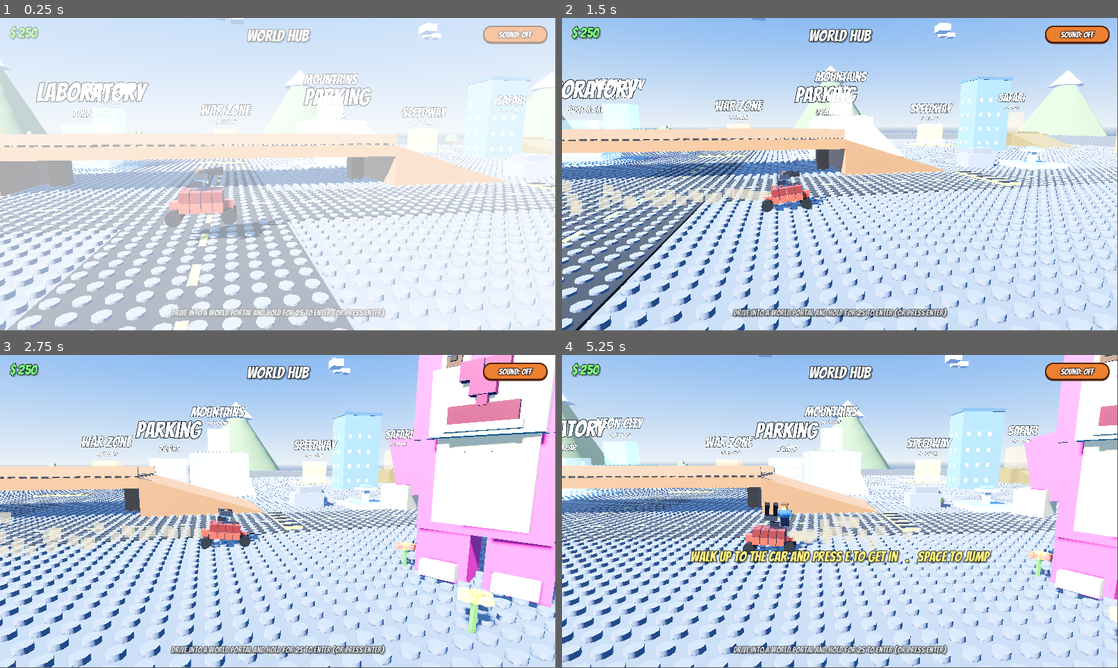
Above: before the commit, frames 1-4 (two rows, left to right).
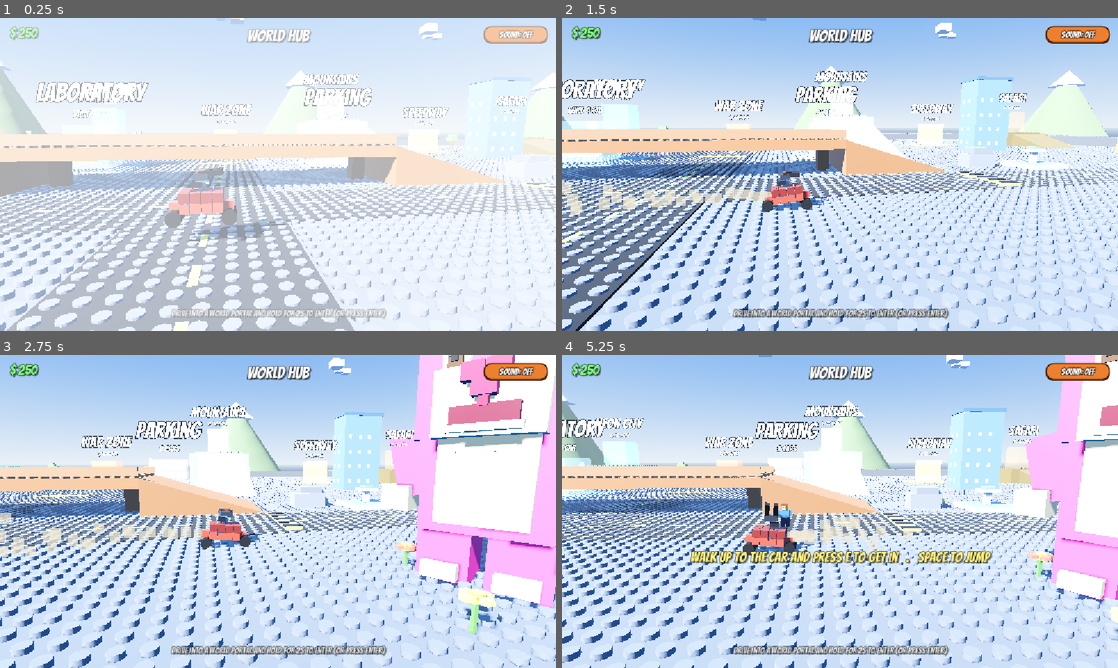
Above: after the commit, the same moments.

Repository: mrshapron/brick-stunt-rally
Game: Godot game, scene res://scenes/hub.tscn
Same seed, same stepped clock (60 frames per second), same inputs: the game is played once before the commit and once after it.
Inputs (mouse positions are in pixels of both pictures, inside the frame that each line leads up to):
- Up to frame 1 (0.25 s): no input
- Up to frame 2 (1.5 s): tap Enter at 0.5, 1.25 s; move the mouse to (962, 158) at 0.52 s; hold D (move_right) 0.53-1.25 s; hold Down (aim_down) 0.53-1.25 s; tap N (advance) at 0.6 s; click (962, 158) at 0.67 s; drag from (728, 190) to (812, 237) at 1.27 s
- Up to frame 3 (2.75 s): tap Enter at 2 s; move the mouse to (333, 442) at 2.02 s; hold D (move_right) from 2.03 s (still down); hold Left (aim_left) from 2.03 s (still down); click (333, 442) at 2.17 s; tap Right (aim_right) at 2.3 s
- Up to frame 4 (5.25 s): release D (move_right) at 2.75 s; release Left (aim_left) at 2.75 s; tap Enter at 2.75, 3.5, 4.25 s; drag from (812, 574) to (673, 464) at 2.77 s; move the mouse to (1006, 558) at 3.52 s; hold A (move_left) 3.53-4.25 s; hold Up (aim_up) 3.53-4.25 s; click (1006, 558) at 3.67 s; tap Space (fire) at 3.8 s; tap Escape (menu) at 4.15 s; drag from (673, 464) to (756, 433) at 4.27 s; move the mouse to (867, 511) at 5.02 s; hold S (move_down) from 5.03 s (still down); hold E (interact) from 5.03 s (still down); click (867, 511) at 5.17 s
In our replay, the window is 799x449 before the commit and 800x450 after it. These sizes can differ from the game's own. Grey fills any space a smaller window leaves; there, only what the larger window draws over its background counts as a difference.

The runs differ from the first frame. In frame 1, 8.3% of the frame differs, in the area x 0-100%, y 0-100%; in frame 2, 12%; in frame 3, 10%; in frame 4, 13%.

Commit message:
Add full iOS touch port (desktop play unchanged)
Touch:
- New on-screen controls (scripts/touch_controls.gd): draggable analog
  movement joystick + turret joystick and FIRE/JUMP/INTERACT/PAUSE/ENTER/BACK
  buttons, multitouch, dispatched as input actions. Shown only on a touchscreen
  so keyboard/desktop is untouched.
- Wired into gameplay (car/foot modes via enter/exit) and the hub, world map,
  parking and reward scenes (nav mode).
- Lab: tap-to-place vs drag-to-orbit, pinch zoom, and a Remove toggle; mouse
  path kept for desktop. Keyboard hint lines hidden on touch.

Mobile config + optimization (scripts/mobile.gd, all gated to mobile):
- Per-platform renderer override (Forward+ desktop, Mobile on device),
  landscape orientation, canvas_items/expand stretch.
- Lighter shadows, glow off, fewer stud segments/particles, and no dynamic
  explosion/missile lights on mobile for a steady iPhone frame rate.

Also: smoother race opponents (no pack speed-penalty accordion, stiffer lane
damping). Starter iOS export preset + docs/IOS_BUILD.md (signing/TestFlight
remain manual on your Apple account).

Diff:
--- a/project.godot
+++ b/project.godot
@@ -19,6 +19,12 @@
 
 file_logging/enable_file_logging=true
 
+[display]
+
+window/handheld/orientation="landscape"
+window/stretch/mode="canvas_items"
+window/stretch/aspect="expand"
+
 [gui]
 
 theme/custom="res://ui/game_theme.tres"
@@ -29,4 +35,6 @@
 
 [rendering]
 
+renderer/rendering_method="forward_plus"
+renderer/rendering_method.mobile="mobile"
 anti_aliasing/quality/msaa_3d=1
--- a/scripts/bot.gd
+++ b/scripts/bot.gd
@@ -5,7 +5,7 @@
 ## rockets at the player.
 
 const LANE_STIFF: float = 7.0
-const LANE_DAMP: float = 3.4
+const LANE_DAMP: float = 5.6
 
 var speed: float = 16.0
 var finished: bool = false
@@ -77,7 +77,7 @@
 		return
 	var v := 0.0 if finished else speed * _spd_mod
 	_s += v * delta
-	_spd_mod = move_toward(_spd_mod, 1.0, delta * 0.7)
+	_spd_mod = move_toward(_spd_mod, 1.0, delta * 1.5)
 
 	var dir: Vector2 = _track.sample_dir(_s)
 	var perp: Vector2 = _track.perp(dir)
@@ -94,7 +94,7 @@
 		var lat := rel.dot(perp)
 		if absf(fwd) < 3.4 and absf(lat) < 3.0:
 			acc += (-signf(lat) if absf(lat) > 0.05 else 1.0) * 26.0
-			_spd_mod = minf(_spd_mod, 0.7)
+			_spd_mod = minf(_spd_mod, 0.85)
 			if _player.has_method("apply_central_impulse"):
 				var pd := Vector3(rel.x, 0.0, rel.y)
 				if pd.length() < 0.1:
@@ -110,8 +110,9 @@
 		if absf(fwd2) > 4.2 or absf(lat2) > 4.5:
 			continue
 		if absf(lat2) < 1.9:
+			# Bump sideways only - no speed penalty, so packs don't "accordion"
+			# (bots kept slowing each other and falling back every few seconds).
 			acc += (-signf(lat2) if absf(lat2) > 0.05 else 1.0) * 30.0
-			_spd_mod = minf(_spd_mod, 0.82)
 		elif fwd2 > 0.2 and fwd2 < 3.2:
 			acc += signf(lat2) * 15.0 * _aggr
 
--- a/scripts/brick_factory.gd
+++ b/scripts/brick_factory.gd
@@ -77,7 +77,7 @@
 	cyl.top_radius = STUD_RADIUS
 	cyl.bottom_radius = STUD_RADIUS
 	cyl.height = STUD_HEIGHT
-	cyl.radial_segments = 8
+	cyl.radial_segments = Mobile.stud_segments()
 	var smat := StandardMaterial3D.new()
 	smat.albedo_color = color.lightened(0.08)
 	smat.roughness = 0.5
--- a/scripts/car_reward.gd
+++ b/scripts/car_reward.gd
@@ -55,6 +55,7 @@
 	_update_cam()
 
 	_build_ui()
+	add_touch_controls("nav")
 
 
 func _process(delta: float) -> void:
--- a/scripts/drive_scene.gd
+++ b/scripts/drive_scene.gd
@@ -10,9 +10,18 @@
 var camera: ChaseCamera
 var character: Character
 var on_foot: bool = false
+var touch: CanvasLayer
+var _touch_gameplay: bool = false
 var _prompt_label: Label
 var _fade: ColorRect
 var _transitioning: bool = false
+
+
+func add_touch_controls(mode: String, gameplay: bool = false) -> void:
+	_touch_gameplay = gameplay
+	touch = preload("res://scripts/touch_controls.gd").new()
+	touch._mode = mode
+	add_child(touch)
 
 
 func _unhandled_input(event: InputEvent) -> void:
@@ -34,6 +43,8 @@
 	character.global_position = vehicle.global_position + vehicle.global_transform.basis.z * 2.4 + Vector3(0, 0.6, 0)
 	if camera:
 		camera.target = character
+	if _touch_gameplay and is_instance_valid(touch):
+		touch.set_mode("foot")
 	set_prompt("Walk up to the car and press E to get in   .   Space to jump")
 	Sfx.play_checkpoint()
 
@@ -51,6 +62,8 @@
 		camera.target = vehicle
 	character.queue_free()
 	character = null
+	if _touch_gameplay and is_instance_valid(touch):
+		touch.set_mode("car")
 	set_prompt("")
 	Sfx.play_checkpoint()
 
@@ -65,7 +78,7 @@
 	# Single-split orthogonal shadows over a limited distance: much cheaper than
 	# the default 4-split cascade across the whole huge studded baseplate.
 	light.directional_shadow_mode = DirectionalLight3D.SHADOW_ORTHOGONAL
-	light.directional_shadow_max_distance = 70.0
+	light.directional_shadow_max_distance = Mobile.shadow_distance()
 	add_child(light)
 
 	var sky_mat := ProceduralSkyMaterial.new()
@@ -84,7 +97,7 @@
 	env.ambient_light_source = Environment.AMBIENT_SOURCE_SKY
 	env.ambient_light_energy = 1.05
 	env.tonemap_mode = Environment.TONE_MAPPER_ACES
-	env.glow_enabled = true
+	env.glow_enabled = Mobile.glow_enabled()
 	env.glow_intensity = 0.35
 	# SSAO is GPU-expensive for a subtle effect; off keeps the Mac cooler.
 	env.ssao_enabled = false
@@ -348,6 +361,7 @@
 	hint_label.offset_bottom = -16.0
 	hint_label.horizontal_alignment = HORIZONTAL_ALIGNMENT_CENTER
 	hint_label.modulate = Color(1, 1, 1, 0.8)
+	hint_label.visible = not DisplayServer.is_touchscreen_available()
 	root.add_child(hint_label)
 
 	_prompt_label = _overlay_label("", 30)
--- a/scripts/effects.gd
+++ b/scripts/effects.gd
@@ -8,14 +8,15 @@
 	if host == null or not host.is_inside_tree():
 		return
 
-	# Fireball: bright fast chunks.
-	var fire := _burst(host, pos, int(34 * scale), 0.55, color, 6.0 * scale, 16.0 * scale, Vector3(0, -10, 0), 0.5 * scale, 1.6 * scale, 3.0)
+	# Fireball: bright fast chunks (fewer particles on mobile).
+	var ps := Mobile.particle_scale()
+	var fire := _burst(host, pos, int(34 * scale * ps), 0.55, color, 6.0 * scale, 16.0 * scale, Vector3(0, -10, 0), 0.5 * scale, 1.6 * scale, 3.0)
 	fire.spread = 180.0
 	# Hot yellow core.
-	var core := _burst(host, pos, int(16 * scale), 0.4, Color(1.0, 0.95, 0.5), 8.0 * scale, 20.0 * scale, Vector3(0, -6, 0), 0.4 * scale, 1.0 * scale, 4.0)
+	var core := _burst(host, pos, int(16 * scale * ps), 0.4, Color(1.0, 0.95, 0.5), 8.0 * scale, 20.0 * scale, Vector3(0, -6, 0), 0.4 * scale, 1.0 * scale, 4.0)
 	core.spread = 180.0
 	# Rising smoke.
-	var smoke := _burst(host, pos + Vector3(0, 0.5, 0), int(18 * scale), 1.2, Color(0.2, 0.19, 0.18, 0.55), 1.5 * scale, 4.0 * scale, Vector3(0, 1.5, 0), 1.0 * scale, 2.4 * scale, 0.0)
+	var smoke := _burst(host, pos + Vector3(0, 0.5, 0), int(18 * scale * ps), 1.2, Color(0.2, 0.19, 0.18, 0.55), 1.5 * scale, 4.0 * scale, Vector3(0, 1.5, 0), 1.0 * scale, 2.4 * scale, 0.0)
 	smoke.spread = 50.0
 	smoke.direction = Vector3(0, 1, 0)
 
@@ -42,14 +43,15 @@
 	tw.tween_property(rmat, "albedo_color:a", 0.0, 0.35)
 	tw.finished.connect(ring.queue_free)
 
-	# Bright flash light.
-	var light := OmniLight3D.new()
-	host.add_child(light)
-	light.global_position = pos
-	light.omni_range = 18.0 * scale
-	light.light_energy = 9.0
-	light.light_color = color
-	host.get_tree().create_timer(0.2).timeout.connect(light.queue_free)
+	# Bright flash light (skipped on mobile to respect light limits).
+	if Mobile.explosion_light():
+		var light := OmniLight3D.new()
+		host.add_child(light)
+		light.global_position = pos
+		light.omni_range = 18.0 * scale
+		light.light_energy = 9.0
+		light.light_color = color
+		host.get_tree().create_timer(0.2).timeout.connect(light.queue_free)
 
 	Sfx.play_explosion()
 
--- a/scripts/hub.gd
+++ b/scripts/hub.gd
@@ -87,6 +87,7 @@
 	spawn_car(Vector3(0, 3, 8))
 	add_camera()
 	add_overlay("WORLD HUB", "Drive into a world portal and hold for 2s to enter (or press Enter)")
+	add_touch_controls("nav")
 
 
 func _on_near(body: Node, gate: Node3D, world_index: int) -> void:
--- a/scripts/hud.gd
+++ b/scripts/hud.gd
@@ -64,6 +64,7 @@
 	hint.set_anchors_preset(Control.PRESET_BOTTOM_LEFT)
 	hint.position = Vector2(20, -40)
 	hint.modulate = Color(1, 1, 1, 0.75)
+	hint.visible = not DisplayServer.is_touchscreen_available()
 
 	_flip_flash = _make_label(self, "FLIP!", 64)
 	_flip_flash.set_anchors_preset(Control.PRESET_CENTER_TOP)
--- a/scripts/lab.gd
+++ b/scripts/lab.gd
@@ -31,6 +31,16 @@
 var _part_label: Label
 var _money_label: Label
 var _original: Array = []
+
+# Touch building: distinguish a tap (place/remove) from a drag (orbit) and a
+# two-finger pinch (zoom). Remove mode lets a tap delete a brick.
+const DRAG_THRESH: float = 12.0
+var _remove_mode: bool = false
+var _remove_button: Button
+var _touches: Dictionary = {}
+var _touch_start: Vector2 = Vector2.ZERO
+var _moved: bool = false
+var _pinch_dist: float = 0.0
 
 
 func _ready() -> void:
@@ -117,13 +127,13 @@
 	_camera.look_at(_center, Vector3.UP)
 
 
-func _update_targets() -> void:
+func _update_targets(screen_pos: Vector2 = Vector2(-1, -1)) -> void:
 	_ghost_valid = false
 	_has_hover = false
 	var space := get_world_3d().direct_space_state
 	if space == null:
 		return
-	var mouse := get_viewport().get_mouse_position()
+	var mouse := screen_pos if screen_pos.x >= 0.0 else get_viewport().get_mouse_position()
 	var from := _camera.project_ray_origin(mouse)
 	var to := from + _camera.project_ray_normal(mouse) * 200.0
 	var hit := space.intersect_ray(PhysicsRayQueryParameters3D.create(from, to))
@@ -148,24 +158,79 @@
 		_hover_cell = col.get_meta("cell")
 
 
+func _toggle_remove() -> void:
+	_remove_mode = not _remove_mode
+	_remove_button.text = "Remove: On" if _remove_mode else "Remove: Off"
+
+
+func _do_place() -> void:
+	var cost: int = COSTS.get(_part, 5)
+	if not GameState.spend(cost):
+		if _feedback:
+			_feedback.text = "Need $%d!" % cost
+		return
+	_place(_ghost_cell, Color(COLORS[_selected]), _part, true)
+	_update_money()
+	Sfx.play_hit()
+
+
+func _do_remove() -> void:
+	_remove(_hover_cell)
+	_update_money()
+	Sfx.play_hit()
+
+
+func _two_finger_dist() -> float:
+	var pts := _touches.values()
+	if pts.size() < 2:
+		return 0.0
+	return (pts[0] as Vector2).distance_to(pts[1] as Vector2)
+
+
 func _unhandled_input(event: InputEvent) -> void:
-	if event is InputEventMouseButton:
+	if event is InputEventScreenTouch:
+		var t := event as InputEventScreenTouch
+		if t.pressed:
+			_touches[t.index] = t.position
+			if _touches.size() == 1:
+				_touch_start = t.position
+				_moved = false
+			elif _touches.size() == 2:
+				_pinch_dist = _two_finger_dist()
+		else:
+			_touches.erase(t.index)
+			if _touches.is_empty() and not _moved:
+				_update_targets(t.position)
+				if _remove_mode and _has_hover:
+					_do_remove()
+				elif _ghost_valid:
+					_do_place()
+		return
+	elif event is InputEventScreenDrag:
+		var d := event as InputEventScreenDrag
+		_touches[d.index] = d.position
+		if _touches.size() >= 2:
+			var nd := _two_finger_dist()
+			if _pinch_dist > 0.0:
+				_dist = clampf(_dist * (_pinch_dist / maxf(nd, 1.0)), 8.0, 30.0)
+				_update_camera()
+			_pinch_dist = nd
+			_moved = true
+		else:
+			if (d.position - _touch_start).length() > DRAG_THRESH:
+				_moved = true
+			_yaw -= d.relative.x * 0.01
+			_pitch = clampf(_pitch + d.relative.y * 0.01, 0.15, 1.4)
+			_update_camera()
+		return
+	elif event is InputEventMouseButton and not DisplayServer.is_touchscreen_available():
 		var mb := event as InputEventMouseButton
 		if not mb.pressed:
 			return
 		if mb.button_index == MOUSE_BUTTON_LEFT and _ghost_valid:
-			var cost: int = COSTS.get(_part, 5)
-			if not GameState.spend(cost):
-				if _feedback:
-					_feedback.text = "Need $%d!" % cost
-				return
-			_place(_ghost_cell, Color(COLORS[_selected]), _part, true)
-			_update_money()
-			Sfx.play_hit()
+			_do_place()
 		elif mb.button_index == MOUSE_BUTTON_RIGHT and _has_hover:
-			_remove(_hover_cell)
-			_update_money()
-			Sfx.play_hit()
+			_do_remove()
 	elif event is InputEventKey:
 		var ke := event as InputEventKey
 		if ke.pressed and not ke.echo:
@@ -337,7 +402,10 @@
 	title.horizontal_alignment = HORIZONTAL_ALIGNMENT_CENTER
 	title.modulate = Color(0.7, 0.85, 1.0)
 
-	var info := _label(root, "Left: place   .   Right: remove   .   Arrows/WASD: rotate   .   1-8: color   .   Tab: switch part (block/wheel/rocket)", 22)
+	var info_text := "Left: place   .   Right: remove   .   Arrows/WASD: rotate   .   1-8: color   .   Tab: switch part"
+	if DisplayServer.is_touchscreen_available():
+		info_text = "Tap: place   .   Drag: rotate   .   Pinch: zoom   .   use Remove to delete   .   pick a color/part below"
+	var info := _label(root, info_text, 22)
 	info.anchor_top = 1.0
 	info.anchor_bottom = 1.0
 	info.anchor_right = 1.0
@@ -402,6 +470,14 @@
 		parts_row.add_child(pb)
 	col.add_child(parts_row)
 
+	_remove_button = Button.new()
+	_remove_button.text = "Remove: Off"
+	_remove_button.custom_minimum_size = Vector2(0, 48)
+	_remove_button.focus_mode = Control.FOCUS_NONE
+	_remove_button.add_theme_font_size_override("font_size", 20)
+	_remove_button.pressed.connect(_toggle_remove)
+	col.add_child(_remove_button)
+
 	_preview = ColorRect.new()
 	_preview.custom_minimum_size = Vector2(230, 34)
 	_preview.color = Color(COLORS[_selected])
--- a/scripts/main.gd
+++ b/scripts/main.gd
@@ -45,6 +45,7 @@
 	add_camera()
 	_setup_hud(data.get("name", "Level"))
 	_setup_pause_menu()
+	add_touch_controls("car", true)
 
 	combat = data.get("combat", false)
 	if combat:
--- a/scripts/missile.gd
+++ b/scripts/missile.gd
@@ -105,12 +105,13 @@
 	fire.mesh = fm
 	add_child(fire)
 
-	var glow := OmniLight3D.new()
-	glow.position = Vector3(-0.4, 0, 0)
-	glow.omni_range = 5.0
-	glow.light_energy = 2.5
-	glow.light_color = Color(1.0, 0.6, 0.2)
-	add_child(glow)
+	if Mobile.explosion_light():
+		var glow := OmniLight3D.new()
+		glow.position = Vector3(-0.4, 0, 0)
+		glow.omni_range = 5.0
+		glow.light_energy = 2.5
+		glow.light_color = Color(1.0, 0.6, 0.2)
+		add_child(glow)
 
 
 func _physics_process(delta: float) -> void:
--- /dev/null
+++ b/scripts/mobile.gd
@@ -0,0 +1,35 @@
+class_name Mobile
+extends RefCounted
+## Small helpers for the iOS/mobile build. Everything is gated so the desktop
+## build is completely unaffected (is_mobile() is false on desktop).
+
+static func is_mobile() -> bool:
+	return OS.has_feature("mobile")
+
+
+static func has_touch() -> bool:
+	return DisplayServer.is_touchscreen_available()
+
+
+# --- Graphics quality knobs (mobile gets the lighter values) ---
+
+static func shadow_distance() -> float:
+	return 45.0 if is_mobile() else 70.0
+
+
+static func glow_enabled() -> bool:
+	return not is_mobile()
+
+
+static func stud_segments() -> int:
+	return 6 if is_mobile() else 8
+
+
+static func particle_scale() -> float:
+	return 0.6 if is_mobile() else 1.0
+
+
+static func explosion_light() -> bool:
+	# Mobile (Forward Mobile) has tight per-object light limits, so skip the
+	# extra dynamic point lights from explosions/missiles there.
+	return not is_mobile()
--- a/scripts/parking.gd
+++ b/scripts/parking.gd
@@ -67,6 +67,7 @@
 	add_child(camera)
 
 	add_overlay("PARKING", "Walk up to a car and press E to drive it   .   Space to jump   .   M = hub")
+	add_touch_controls("nav")
 
 
 func _slab(pos: Vector3, size: Vector3, color: Color) -> void:
--- /dev/null
+++ b/scripts/touch_button.gd
@@ -0,0 +1,61 @@
+extends Control
+## A round on-screen action button for touch. Dispatches an InputEventAction so
+## both polling (Input.is_action_pressed) and event handlers (_unhandled_input)
+## react - that matters because e.g. "interact" and "pause" are read as events.
+## Tracks its own touch index for multitouch.
+
+var action: String = ""
+var label: String = ""
+var tint: Color = Color(0.95, 0.85, 0.3)
+
+var _index: int = -1
+var _down: bool = false
+
+
+func _ready() -> void:
+	mouse_filter = Control.MOUSE_FILTER_IGNORE
+
+
+func _input(event: InputEvent) -> void:
+	if event is InputEventScreenTouch:
+		var t := event as InputEventScreenTouch
+		if t.pressed:
+			if _index == -1 and visible and _hit(t.position):
+				_index = t.index
+				_set_down(true)
+				get_viewport().set_input_as_handled()
+		elif t.index == _index:
+			_index = -1
+			_set_down(false)
+
+
+func _hit(p: Vector2) -> bool:
+	var c := global_position + size * 0.5
+	return p.distance_to(c) <= size.x * 0.5
+
+
+func _set_down(down: bool) -> void:
+	if down == _down:
+		return
+	_down = down
+	if action != "":
+		var ev := InputEventAction.new()
+		ev.action = action
+		ev.pressed = down
+		ev.strength = 1.0 if down else 0.0
+		Input.parse_input_event(ev)
+	queue_redraw()
+
+
+func _draw() -> void:
+	var c := size * 0.5
+	var r := size.x * 0.5
+	var fill := tint
+	fill.a = 0.5 if _down else 0.28
+	draw_circle(c, r, fill)
+	draw_arc(c, r - 1.5, 0.0, TAU, 40, Color(1, 1, 1, 0.75), 3.0, true)
+	if label != "":
+		var font := ThemeDB.fallback_font
+		var fs := int(clampf(r * 0.5, 16.0, 34.0))
+		var tw := font.get_string_size(label, HORIZONTAL_ALIGNMENT_CENTER, -1, fs)
+		draw_string(font, c + Vector2(-tw.x * 0.5, fs * 0.36), label, HORIZONTAL_ALIGNMENT_LEFT, -1, fs, Color(1, 1, 1, 0.95))
--- /dev/null
+++ b/scripts/touch_controls.gd
@@ -0,0 +1,118 @@
+extends CanvasLayer
+## On-screen touch controls for the iOS build. Built in code, shown only on a
+## touchscreen (removed entirely on desktop so keyboard play is untouched).
+## set_mode() swaps the button set between gameplay (car/foot) and navigation.
+
+const VJoystick := preload("res://scripts/virtual_joystick.gd")
+const TButton := preload("res://scripts/touch_button.gd")
+
+var _move: Control
+var _aim: Control
+var _fire: Control
+var _interact: Control
+var _pause: Control
+var _enter: Control
+var _back: Control
+var _mode: String = "car"
+
+
+func _ready() -> void:
+	# Desktop / no touchscreen: don't exist at all.
+	if not DisplayServer.is_touchscreen_available():
+		queue_free()
+		return
+	layer = 10
+	var root := Control.new()
+	root.set_anchors_preset(Control.PRESET_FULL_RECT)
+	root.mouse_filter = Control.MOUSE_FILTER_IGNORE
+	add_child(root)
+
+	_move = VJoystick.new()
+	_move.setup("move_left", "move_right", "move_up", "move_down")
+	_move.anchor_left = 0.0
+	_move.anchor_right = 0.5
+	_move.anchor_top = 0.12
+	_move.anchor_bottom = 1.0
+	root.add_child(_move)
+
+	_aim = VJoystick.new()
+	_aim.setup("aim_left", "aim_right", "aim_up", "aim_down")
+	_aim.floating = false
+	_aim.radius = 82.0
+	_aim.knob_radius = 42.0
+	_corner(_aim, -454.0, -244.0, -244.0, -34.0)
+	root.add_child(_aim)
+
+	_fire = _make_button(root, "fire", "FIRE", Color(0.95, 0.4, 0.3))
+	_corner(_fire, -204.0, -204.0, -36.0, -36.0)
+
+	_interact = _make_button(root, "interact", "E", Color(0.45, 0.8, 1.0))
+	_corner(_interact, -188.0, -350.0, -52.0, -214.0)
+
+	_enter = _make_button(root, "advance", "ENTER", Color(0.45, 0.9, 0.5))
+	_corner(_enter, -204.0, -204.0, -36.0, -36.0)
+
+	_pause = _make_button(root, "pause", "II", Color(0.85, 0.85, 0.9))
+	_pause.anchor_left = 1.0
+	_pause.anchor_right = 1.0
+	_pause.offset_left = -116.0
+	_pause.offset_right = -36.0
+	_pause.offset_top = 30.0
+	_pause.offset_bottom = 110.0
+
+	_back = _make_button(root, "menu", "BACK", Color(0.85, 0.85, 0.9))
+	_back.anchor_left = 1.0
+	_back.anchor_right = 1.0
+	_back.offset_left = -150.0
+	_back.offset_right = -36.0
+	_back.offset_top = 30.0
+	_back.offset_bottom = 110.0
+
+	set_mode(_mode)
+
+
+func _make_button(root: Node, action: String, label: String, tint: Color) -> Control:
+	var b: Control = TButton.new()
+	b.action = action
+	b.label = label
+	b.tint = tint
+	root.add_child(b)
+	return b
+
+
+func _corner(c: Control, l: float, t: float, r: float, b: float) -> void:
+	# Anchor to the bottom-right corner using negative offsets.
+	c.anchor_left = 1.0
+	c.anchor_right = 1.0
+	c.anchor_top = 1.0
+	c.anchor_bottom = 1.0
+	c.offset_left = l
+	c.offset_top = t
+	c.offset_right = r
+	c.offset_bottom = b
+
+
+func set_mode(mode: String) -> void:
+	_mode = mode
+	if _move == null:
+		return
+	var car := mode == "car"
+	var foot := mode == "foot"
+	var nav := mode == "nav"
+	_set_vis(_aim, car)
+	_set_vis(_fire, car or foot)
+	_set_vis(_interact, true)
+	_set_vis(_pause, car or foot)
+	_set_vis(_enter, nav)
+	_set_vis(_back, nav)
+	if _fire:
+		_fire.label = "FIRE" if car else "JUMP"
+		_fire.queue_redraw()
+
+
+func _set_vis(c: Control, v: bool) -> void:
+	if c == null:
+		return
+	if not v and c.visible and c.has_method("_release"):
+		c._release()
+	c.visible = v
--- a/scripts/vehicle.gd
+++ b/scripts/vehicle.gd
@@ -195,7 +195,7 @@
 
 func _setup_dust() -> void:
 	_dust = CPUParticles3D.new()
-	_dust.amount = 24
+	_dust.amount = int(24 * Mobile.particle_scale())
 	_dust.lifetime = 0.7
 	_dust.position = Vector3(-1.4, -0.45, 0)
 	_dust.emitting = false
--- /dev/null
+++ b/scripts/virtual_joystick.gd
@@ -0,0 +1,105 @@
+extends Control
+## A draggable analog thumbstick. Touching anywhere inside its rect drops the
+## stick base there (floating) and the knob follows your thumb, feeding four
+## InputMap actions with proportional strength so steering is analog. Supports
+## multitouch (tracks its own touch index) and draws itself crisply at any DPI.
+
+var action_left: String = ""
+var action_right: String = ""
+var action_up: String = ""
+var action_down: String = ""
+var radius: float = 95.0
+var knob_radius: float = 48.0
+var dead_zone: float = 0.16
+var floating: bool = true
+var ring_color: Color = Color(1, 1, 1, 0.14)
+var knob_color: Color = Color(1, 1, 1, 0.32)
+
+var _index: int = -1
+var _center: Vector2 = Vector2.ZERO
+var _pos: Vector2 = Vector2.ZERO
+var _active: bool = false
+
+
+func setup(al: String, ar: String, au: String, ad: String) -> void:
+	action_left = al
+	action_right = ar
+	action_up = au
+	action_down = ad
+
+
+func _ready() -> void:
+	mouse_filter = Control.MOUSE_FILTER_IGNORE
+
+
+func _input(event: InputEvent) -> void:
+	if event is InputEventScreenTouch:
+		var t := event as InputEventScreenTouch
+		if t.pressed:
+			if _index == -1 and visible and get_global_rect().has_point(t.position):
+				_index = t.index
+				_active = true
+				_center = t.position if floating else global_position + size * 0.5
+				_pos = t.position
+				_apply()
+				queue_redraw()
+				get_viewport().set_input_as_handled()
+		elif t.index == _index:
+			_release()
+	elif event is InputEventScreenDrag:
+		var d := event as InputEventScreenDrag
+		if d.index == _index:
+			_pos = d.position
+			_apply()
+			queue_redraw()
+
+
+func _release() -> void:
+	_index = -1
+	_active = false
+	for a in [action_left, action_right, action_up, action_down]:
+		if a != "":
+			Input.action_release(a)
+	queue_redraw()
+
+
+func _vector() -> Vector2:
+	var v := (_pos - _center) / radius
+	if v.length() > 1.0:
+		v = v.normalized()
+	if v.length() < dead_zone:
+		return Vector2.ZERO
+	return v
+
+
+func _apply() -> void:
+	var v := _vector()
+	_press(action_right, maxf(0.0, v.x))
+	_press(action_left, maxf(0.0, -v.x))
+	_press(action_down, maxf(0.0, v.y))
+	_press(action_up, maxf(0.0, -v.y))
+
+
+func _press(a: String, s: float) -> void:
+	if a == "":
+		return
+	if s > 0.001:
+		Input.action_press(a, clampf(s, 0.0, 1.0))
+	else:
+		Input.action_release(a)
+
+
+func _draw() -> void:
+	var c := (_center - global_position) if _active else (size * 0.5)
+	if not _active and floating:
+		return
+	draw_circle(c, radius, ring_color)
+	draw_arc(c, radius, 0.0, TAU, 48, Color(1, 1, 1, 0.4), 3.0, true)
+	var knob := c
+	if _active:
+		var off := _pos - _center
+		if off.length() > radius:
+			off = off.normalized() * radius
+		knob += off
+	draw_circle(knob, knob_radius, knob_color)
+	draw_arc(knob, knob_radius, 0.0, TAU, 32, Color(1, 1, 1, 0.7), 3.0, true)
--- a/scripts/world_map.gd
+++ b/scripts/world_map.gd
@@ -70,6 +70,7 @@
 	spawn_car(Vector3(-56, 3, 44))
 	add_camera()
 	add_overlay("%s" % theme.get("name", "World"), "Drive into a level gate and hold for 2s to play (or press Enter)   .   M = hub")
+	add_touch_controls("nav")
 
 
 func _on_near(body: Node, gate: Node3D, level: int, unlocked: bool) -> void:
Not shown, added: scripts/break_prop.gd.uid
Not shown, added: scripts/mobile.gd.uid
Not shown, added: scripts/touch_button.gd.uid
Not shown, added: scripts/touch_controls.gd.uid
Not shown, added: scripts/virtual_joystick.gd.uid
Not shown, added: docs/IOS_BUILD.md
